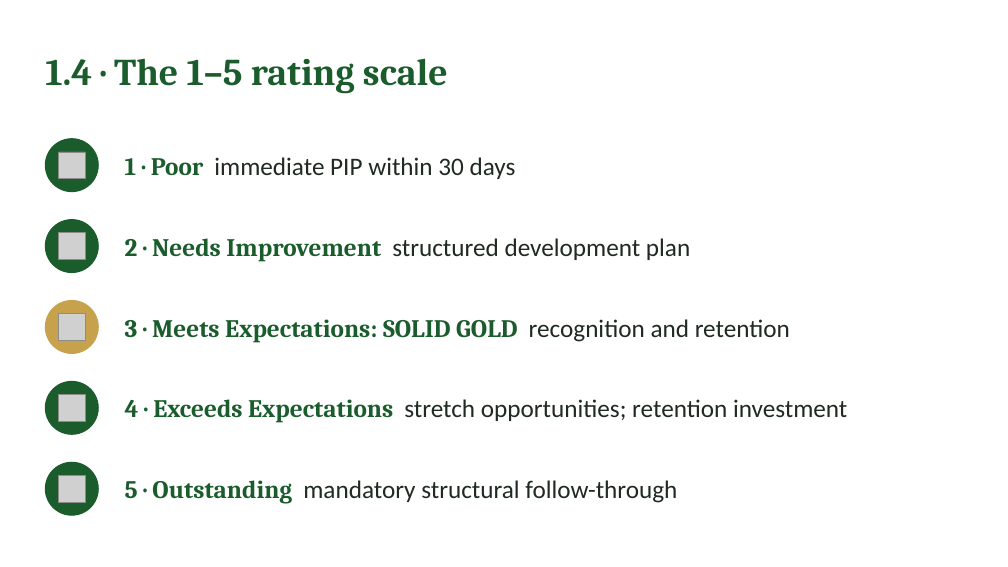
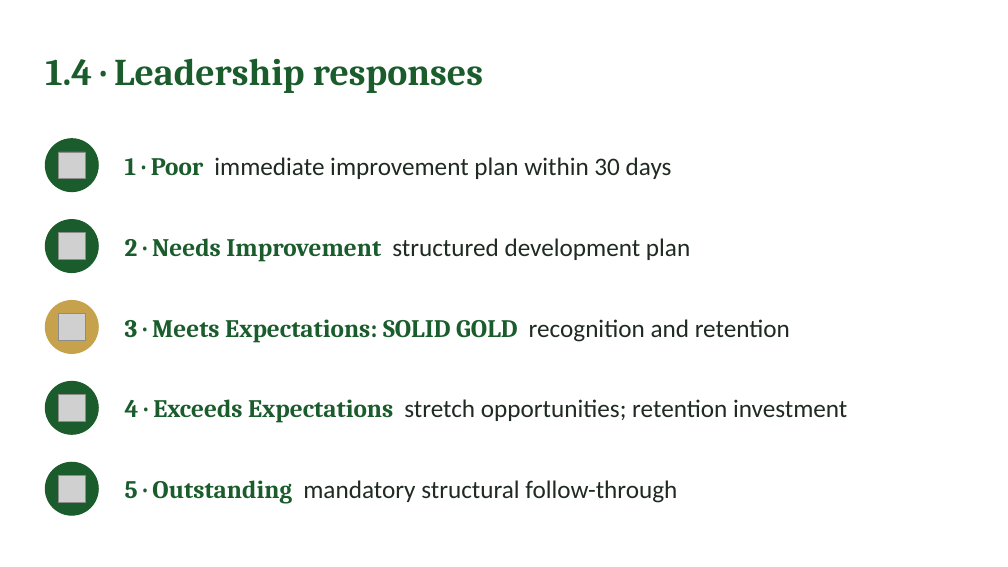
Before and after one commit to IBSL26/ibsl-platform, a slide deck: slide 9 of Unit decks/Unit 06 - Performance Management Setup.pptx. Drawn at 1008x567 pixels with LibreOffice and Linux fonts; fonts in the diff are those of the drawing; grey boxes stand for pictures. Boxes give left, top, right and bottom in pixels: in the first picture for what was removed or moved away, otherwise in the second. Text is boxed around its words. In the diff, an @@ line names an element or a change of style, - is before the commit and + after.

```diff
--- a/Unit decks/Unit 06 - Performance Management Setup.pptx
+++ b/Unit decks/Unit 06 - Performance Management Setup.pptx
@@ text at (45, 58, 483, 93): text changed @@
-1.4 · The 1–5 rating scale
+1.4 · Leadership responses
@@ text at (125, 157, 672, 179): text changed @@
-1 · Poor immediate PIP within 30 days
+1 · Poor immediate improvement plan within 30 days
```
Also in this commit, not shown: 9 other slides changed, 6 slides added, 6 slides removed, 1 other file.
